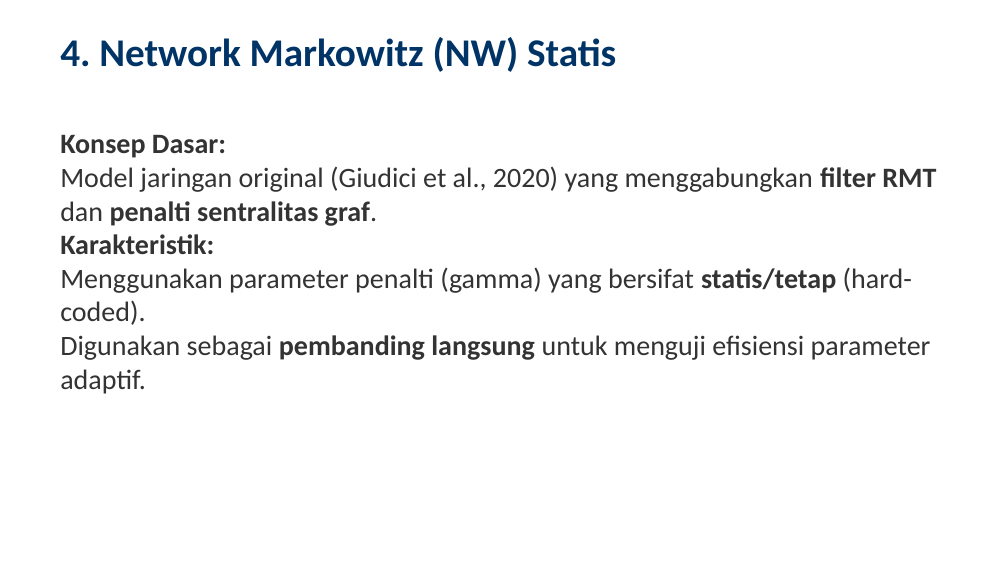
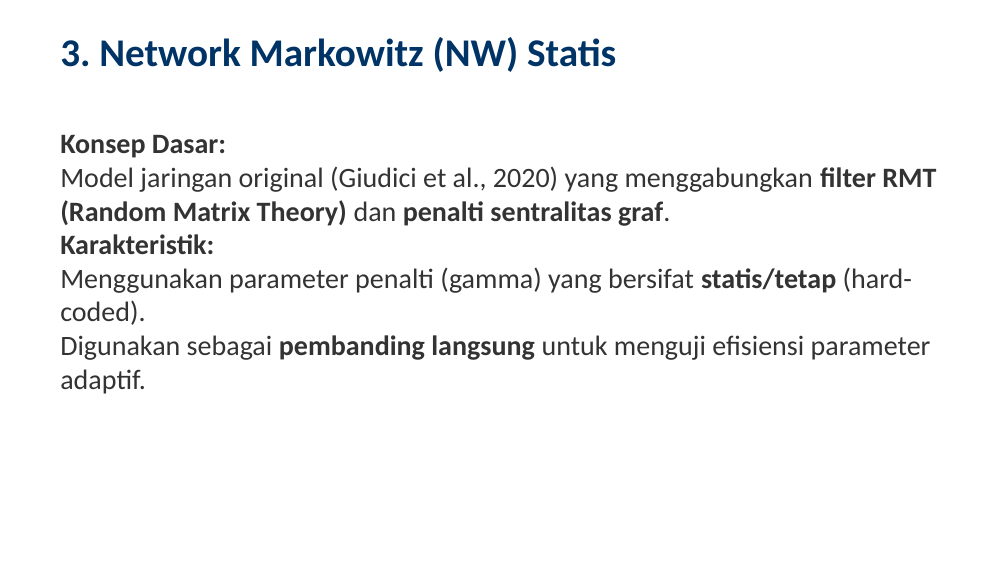
Before and after one commit to ragilrojo/RepoThesis, a slide deck: slide 12 of Presentasi_Proposal_Update.pptx. Drawn at 1008x567 pixels with LibreOffice and Linux fonts; fonts in the diff are those of the drawing. Boxes give left, top, right and bottom in pixels: in the first picture for what was removed or moved away, otherwise in the second. Text is boxed around its words. In the diff, an @@ line names an element or a change of style, - is before the commit and + after.

Commit message:
feat: add numerical example of pearson correlation and classical markowitz to presentation

```diff
--- a/Presentasi_Proposal_Update.pptx
+++ b/Presentasi_Proposal_Update.pptx
@@ text at (60, 37, 616, 72): text changed @@
-4. Network Markowitz (NW) Statis
+3. Network Markowitz (NW) Statis
@@ text at (60, 166, 936, 226): text changed @@
-• Model jaringan original (Giudici et al., 2020) yang menggabungkan filter RMT dan penalti sentralitas graf.
+• Model jaringan original (Giudici et al., 2020) yang menggabungkan filter RMT (Random Matrix Theory) dan penalti sentralitas graf.
```
Also in this commit, not shown: 16 other slides changed, 2 slides added, 2 other files.
